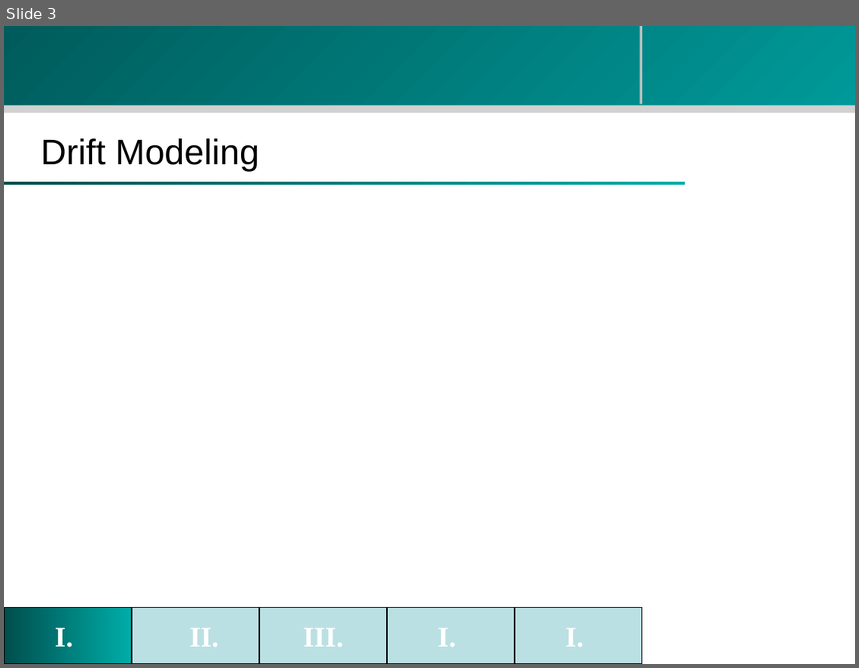
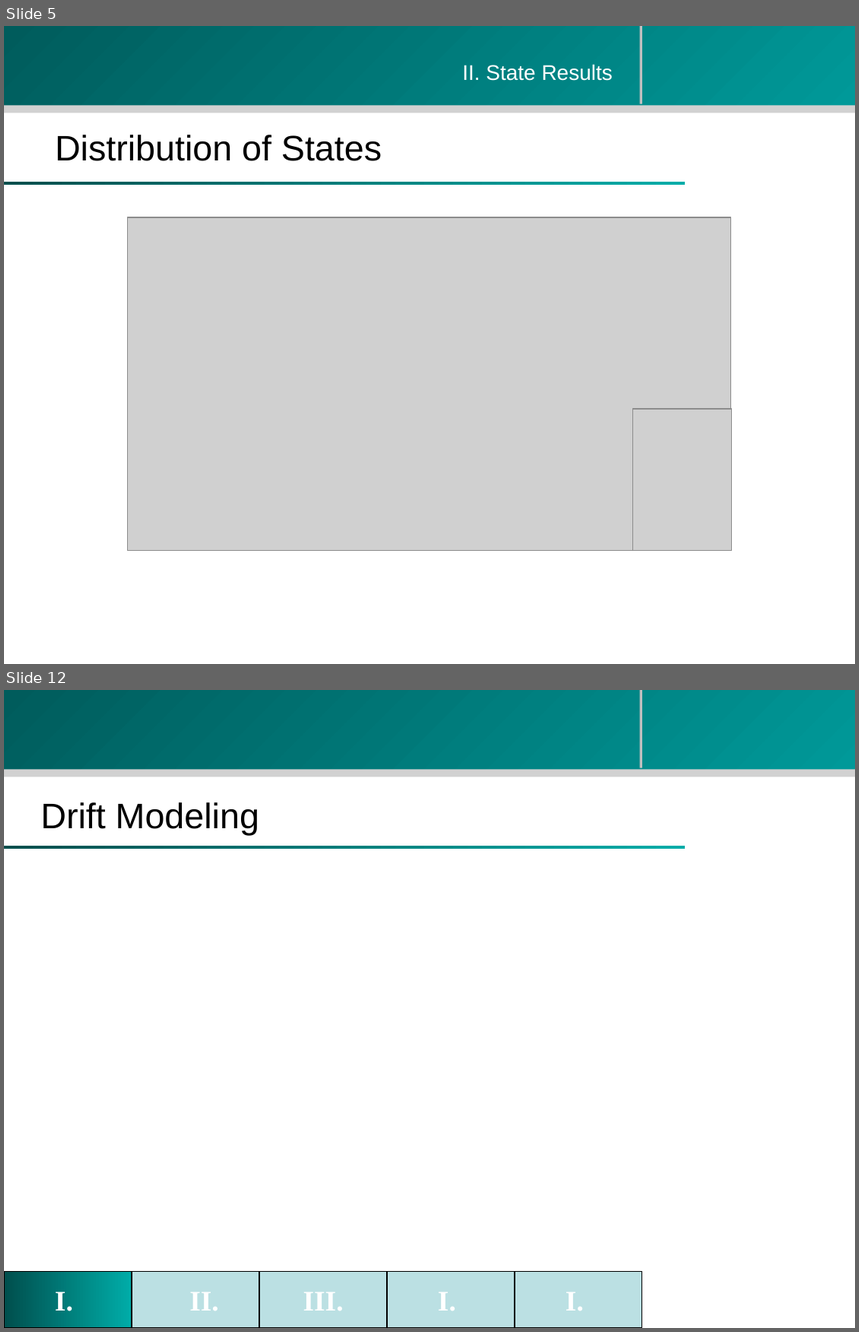
Before and after one commit to zhouzhenghui/svnrepository, a slide deck: SVNRepository/Presentation/M.Eng Final Presentation-take2.ppt. Shown one above the other, each under a label of ours: slide 3 before the commit, slides 5 and 12 after it; the slides between them are not shown. The pictures are 859x668 and 859x1332 pixels, drawn with LibreOffice and Linux fonts; fonts in the diff are those of the drawing; grey boxes stand for pictures; background and template pictures are left out. Boxes give left, top, right and bottom in pixels: in the first picture for what was removed or moved away, otherwise in the second. Text is boxed around its words. In the diff, an @@ line names an element or a change of style, - is before the commit and + after.

```diff
--- a/SVNRepository/Presentation/M.Eng Final Presentation-take2.ppt
+++ b/SVNRepository/Presentation/M.Eng Final Presentation-take2.ppt
@@ slide 5 added at (x1=4, y1=26, x2=855, y2=664), background #FFFFFF; not listed: 4 template elements that a slide beside it also shows @@
@@ text added at (x1=462, y1=64, x2=613, y2=81), 18 pt, text #FFFFFF @@
+II. State Results
@@ title added at (x1=55, y1=135, x2=382, y2=161), 30 pt, text #000000 @@
+Distribution of States
@@ picture added at (x1=127, y1=218, x2=730, y2=551) @@
@@ picture added at (x1=633, y1=409, x2=731, y2=551) @@
@@ what was slide 3 is now slide 12 @@
```
Also in this commit, not shown: 1 slide changed, 9 other slides added, 1 slide removed.
